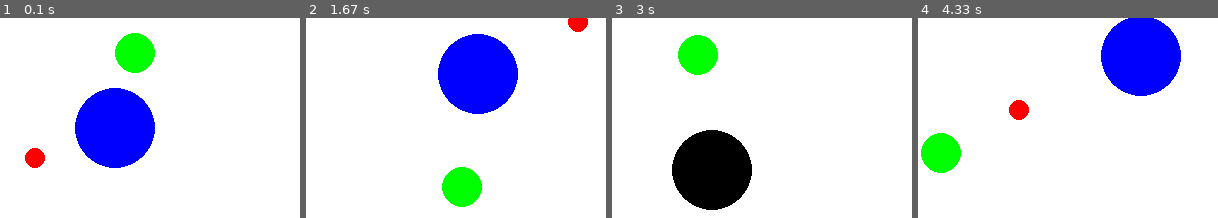
Above: before the commit, frames 1-4 (left to right).
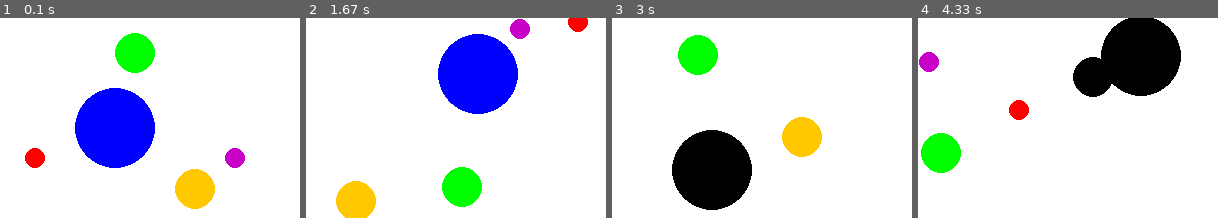
Above: after the commit, the same moments.

Repository: rasmusgraver/IT2_pensum_2025
Game: pygame game, started from Kap 4 PyGame/3 ballsprett kollisjon.py
The game is run twice, just before and just after one commit, with the same random seed, the same clock (stepped at 60 frames per second) and the same inputs.
Inputs:
- Up to frame 1 (0.1 s): no input
- Up to frame 2 (1.67 s): no input
- Up to frame 3 (3 s): no input
- Up to frame 4 (4.33 s): no input

The runs differ from the first frame. In frame 1, 2.6% of the frame differs, in the area x 58-82%, y 65-96%; in frame 2, 2.5%; in frame 3, 2.1%; in frame 4, 11%, in the area x 0-88%, y 0-40%.

Commit message:
Update 3 ballsprett kollisjon.py

Diff:
--- a/Kap 4 PyGame/3 ballsprett kollisjon.py
+++ b/Kap 4 PyGame/3 ballsprett kollisjon.py
@@ -6,6 +6,8 @@
 RED = (255, 0, 0)
 GREEN = (0, 255, 0)
 BLUE = (0, 0, 255)
+PURPLE = (200,0,200)
+ORANGE = (255,200,0)
 
 VINDU_BREDDE = 300
 VINDU_HOYDE = 200
@@ -70,7 +72,8 @@
     baller = [ball1, ball2, ball3]
 
     # Om du vil ha flere baller kan du også legge dem til direkte slik:
-    # baller.append(Ball(x=23,y=34.....))
+    baller.append(Ball(x=200, y=125, radius=10, farge=PURPLE, vx=7, vy=3))
+    baller.append(Ball(x=170, y=175, radius=20, farge=ORANGE, vx=5, vy=4))
 
     running = True
     while running:
